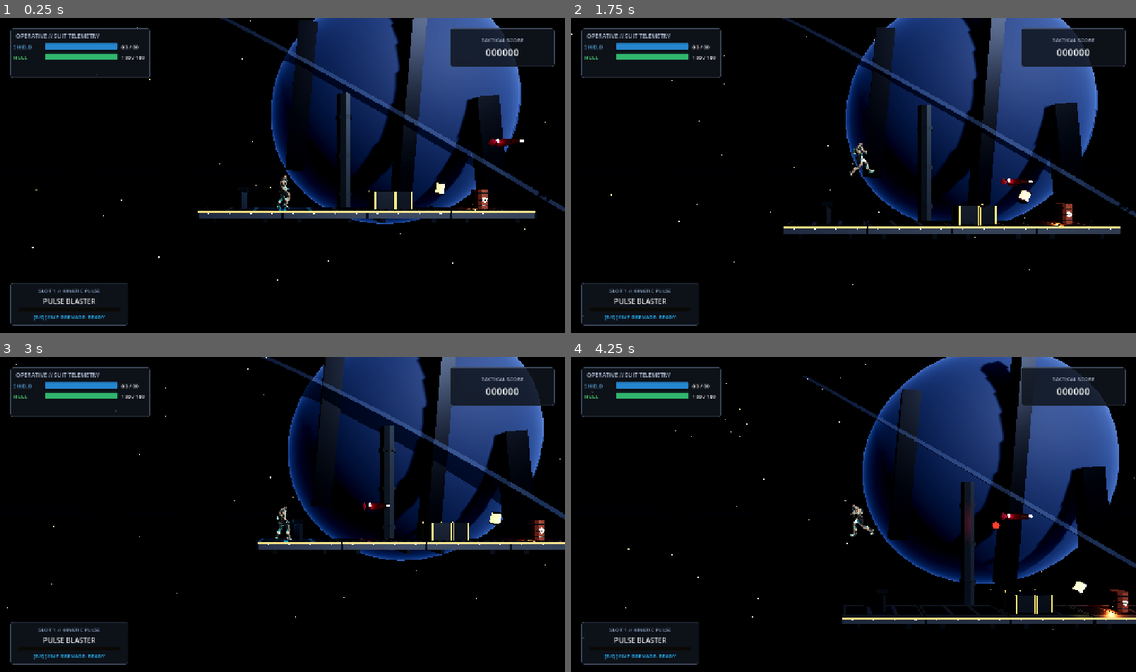
Above: before the commit, frames 1-4 (two rows, left to right).
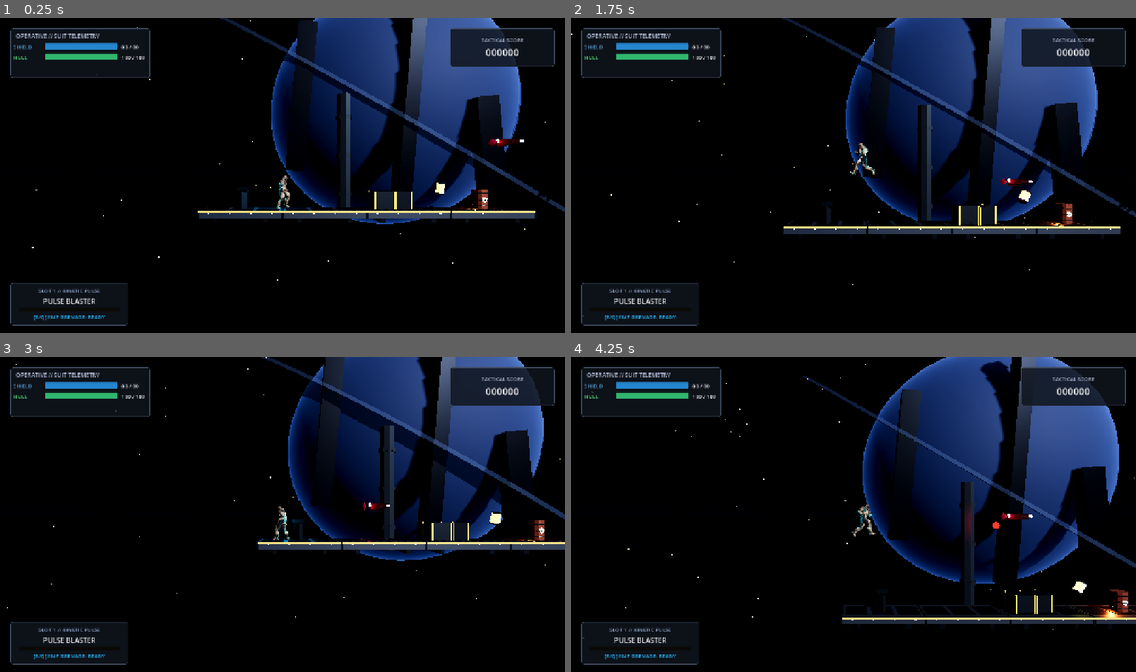
Above: after the commit, the same moments.

Repository: ClaudiuJitea/space-ranger
Game: Godot game, scene res://src/levels/level_01.tscn
Same seed, same stepped clock (60 frames per second), same inputs: the game is played once before the commit and once after it.
Inputs (mouse positions are in pixels of both pictures, inside the frame that each line leads up to):
- Up to frame 1 (0.25 s): no input
- Up to frame 2 (1.75 s): move the mouse to (977, 159) at 0.52 s; hold Right (move_right) 0.53-1.28 s; tap Shift (dash) at 0.6 s; tap Space (jump) at 0.77, 1.52 s; move the mouse to (740, 191) at 1.27 s; hold Left (move_left) from 1.28 s (still down); click (740, 191) at 1.35 s
- Up to frame 3 (3 s): move the mouse to (339, 445) at 2.02 s; release Left (move_left) at 2.03 s; hold Right (move_right) from 2.03 s (still down); tap 1 (weapon_1) at 2.1 s; move the mouse to (254, 580) at 2.77 s; tap 2 (weapon_2) at 2.85 s
- Up to frame 4 (4.25 s): tap Space (jump) at 3.02, 3.77 s; move the mouse to (1023, 564) at 3.52 s; release Right (move_right) at 3.53 s; hold Left (move_left) from 3.53 s (still down); tap 3 (weapon_3) at 3.6 s

The runs differ from the first frame. In frame 1, 0.1% of the frame differs, in the area x 45-55%, y 50-62%; in frame 2, 0.2%; in frame 3, 0.2%; in frame 4, 0.2%, in the area x 49-54%, y 46-58%.

Commit message:
Fix player character facing orientation to eliminate back-walking

Diff:
--- a/src/entities/player/player.gd
+++ b/src/entities/player/player.gd
@@ -155,7 +155,19 @@
 	_update_animation(input_x)
 	_update_visuals(delta)
 
+var mouse_active: bool = false
+
+func _unhandled_input(event: InputEvent) -> void:
+	if event is InputEventMouseMotion:
+		mouse_active = true
+
 func _update_aim() -> void:
+	var input_x := Input.get_axis("move_left", "move_right")
+	if not mouse_active:
+		if input_x != 0.0:
+			aim_direction = Vector3.RIGHT if input_x > 0.0 else Vector3.LEFT
+		return
+
 	var camera := get_viewport().get_camera_3d()
 	if not camera: return
 	var mouse_pos := get_viewport().get_mouse_position()
@@ -215,11 +227,14 @@
 		anim_player.speed_scale = speed
 
 func _update_visuals(delta: float) -> void:
-	# Face aim direction
-	var target_facing := 1.0 if aim_direction.x >= 0.0 else -1.0
-	visual_root.scale.x = target_facing
-
-	# Subtle dynamic lean
+	# Face aim direction cleanly via Y rotation:
+	# Model forward is -Z. When facing right (+X), rotate by -100 deg (chest angled toward camera).
+	# When facing left (-X), rotate by +100 deg (chest angled toward camera).
+	var target_yaw := -deg_to_rad(100.0) if aim_direction.x >= 0.0 else deg_to_rad(100.0)
+	visual_root.rotation.y = lerp_angle(visual_root.rotation.y, target_yaw, 25.0 * delta)
+	visual_root.scale = Vector3.ONE
+
+	# Subtle dynamic lean in movement direction
 	var target_tilt := -velocity.x * 0.015
 	visual_root.rotation.z = lerpf(visual_root.rotation.z, target_tilt, 12.0 * delta)
 
--- a/src/entities/player/player.tscn
+++ b/src/entities/player/player.tscn
@@ -19,13 +19,12 @@
 [node name="VisualRoot" type="Node3D" parent="."]
 
 [node name="Model" parent="VisualRoot" instance=ExtResource("2_mesh")]
-transform = Transform3D(-4.37114e-08, 0, 1, 0, 1, 0, -1, 0, -4.37114e-08, 0, 0, 0)
 
 [node name="Muzzle" type="Marker3D" parent="VisualRoot"]
-transform = Transform3D(1, 0, 0, 0, 1, 0, 0, 0, 1, 0.65, 1.05, 0)
+transform = Transform3D(1, 0, 0, 0, 1, 0, 0, 0, 1, 0, 1.05, -0.7)
 
 [node name="ThrusterLight" type="OmniLight3D" parent="VisualRoot"]
-transform = Transform3D(1, 0, 0, 0, 1, 0, 0, 0, 1, -0.2, 1.0, 0)
+transform = Transform3D(1, 0, 0, 0, 1, 0, 0, 0, 1, 0, 1.15, 0.35)
 light_color = Color(0.1, 0.8, 1, 1)
 light_energy = 1.5
 omni_range = 3.0
